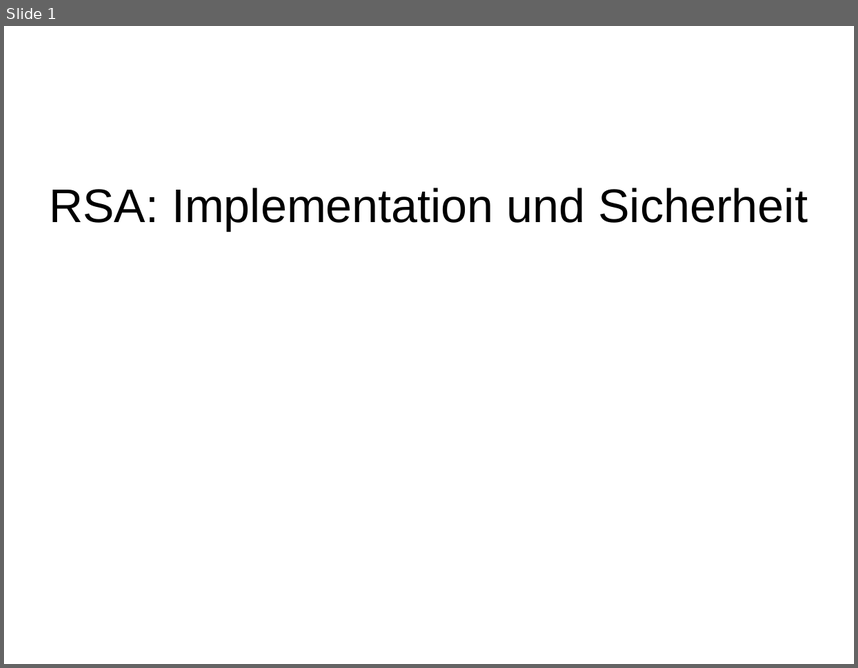
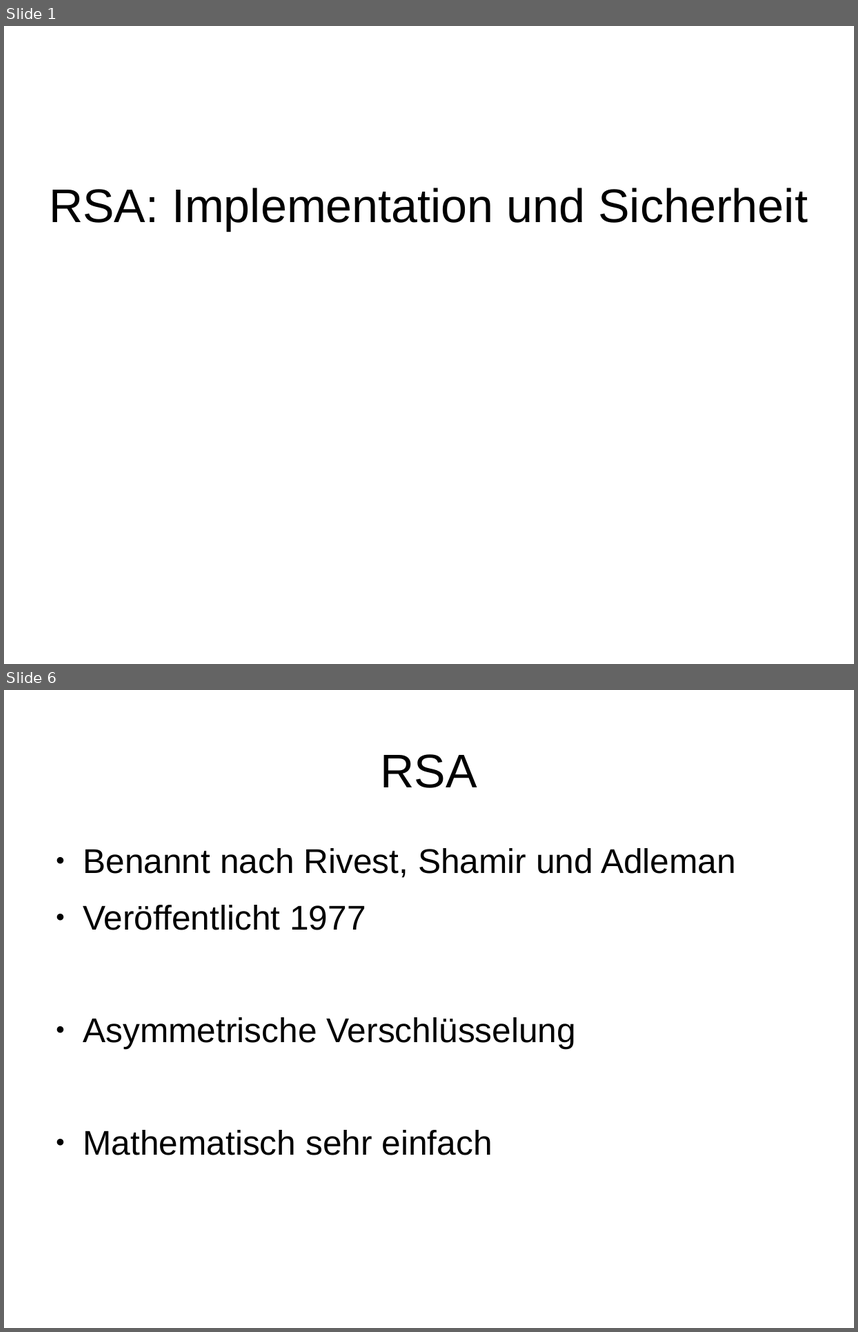
Before and after one commit to stadler-tom/schreibzeug, a slide deck: Presentation/Hauptseminar_RSA.odp. Shown one above the other, each under a label of ours: slide 1 before the commit, slides 1 and 6 after it; the slides between them are not shown. The pictures are 858x668 and 858x1332 pixels, drawn with LibreOffice and Linux fonts; fonts in the diff are those of the drawing. Boxes give left, top, right and bottom in pixels: in the first picture for what was removed or moved away, otherwise in the second. Text is boxed around its words. In the diff, an @@ line names an element or a change of style, - is before the commit and + after.

```diff
--- a/Presentation/Hauptseminar_RSA.odp
+++ b/Presentation/Hauptseminar_RSA.odp
@@ slide 6 added at <box>4,690,854,1328</box>, background #FFFFFF @@
@@ title added at <box>381,754,477,788</box>, 44 pt, text #000000 @@
+RSA
@@ text added at <box>83,848,736,1155</box>, 32 pt, text #000000 @@
+● Benannt nach Rivest, Shamir und Adleman
+● Veröffentlicht 1977
+● Asymmetrische Verschlüsselung
+● Mathematisch sehr einfach
```
Also in this commit, not shown: 4 other slides added, 1 slide removed, 1 other file.
